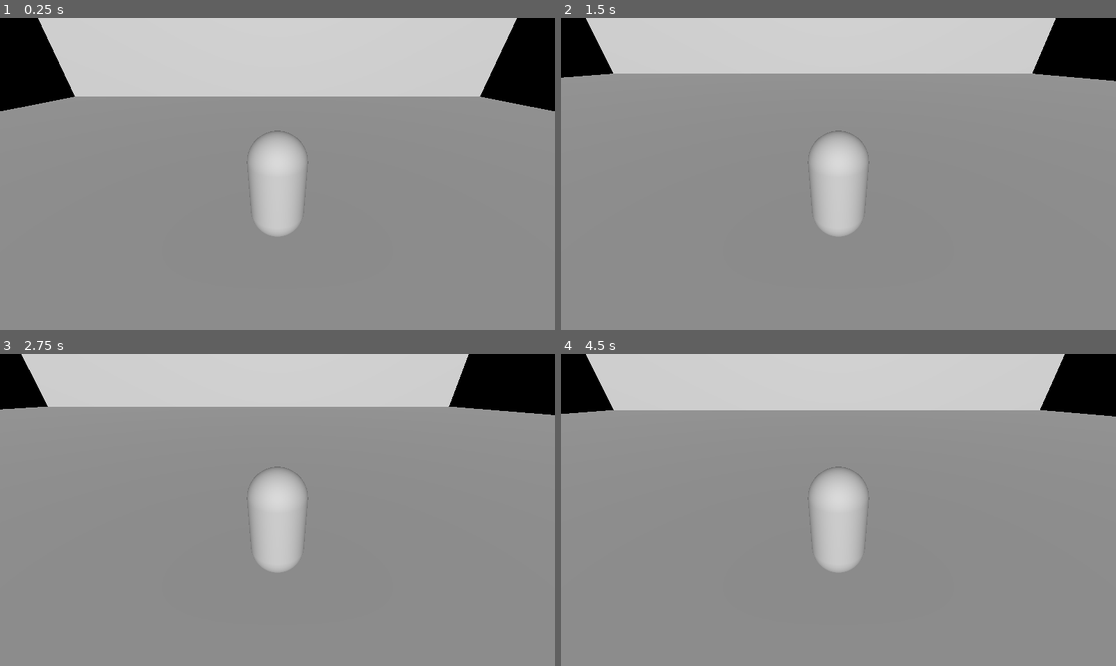
Above: before the commit, frames 1-4 (two rows, left to right).
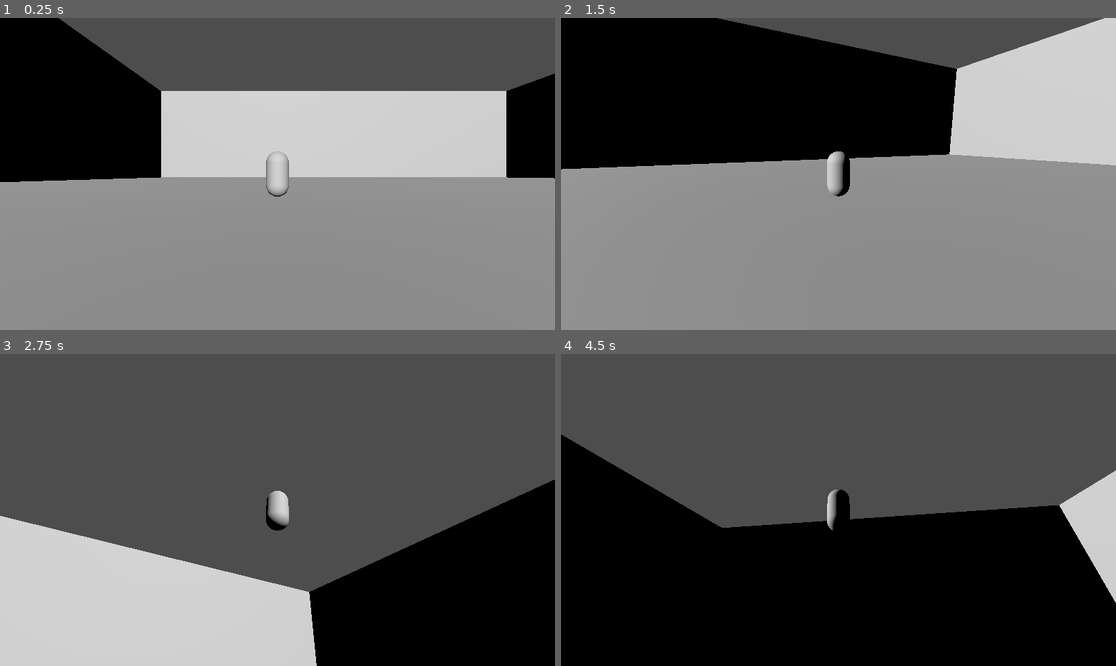
Above: after the commit, the same moments.

Repository: swstevens/3d-3rd-person-godot-controller
Game: Godot game, scene res://entities/test_platforms.tscn
Two runs of this game, one before a commit and one after it. Both use one fixed random seed, a clock stepped at 60 frames per second and the inputs below. The project has no main scene, so this scene is started directly.
Inputs (mouse positions are in pixels of both pictures, inside the frame that each line leads up to):
- Up to frame 1 (0.25 s): no input
- Up to frame 2 (1.5 s): tap Enter (ui_accept) at 0.5, 1.35 s; move the mouse to (960, 158) at 0.52 s; hold Right (ui_right) 0.53-1.28 s; hold Enter (ui_accept) 0.53-1.28 s; move the mouse to (727, 189) at 1.27 s; hold Down (ui_down) from 1.28 s (still down)
- Up to frame 3 (2.75 s): tap Enter (ui_accept) at 1.52, 1.82 s; move the mouse to (333, 441) at 2.02 s; release Down (ui_down) at 2.03 s; hold Right (ui_right) from 2.03 s (still down); hold Enter (ui_accept) from 2.03 s (still down)
- Up to frame 4 (4.5 s): move the mouse to (810, 572) at 2.77 s; release Right (ui_right) at 2.78 s; release Enter (ui_accept) at 2.78 s; hold Up (ui_up) 2.78-3.53 s; tap Enter (ui_accept) at 2.85, 3.02, 3.32, 4.35 s; move the mouse to (1005, 556) at 3.52 s; hold Enter (ui_accept) 3.53-4.28 s; hold Left (ui_left) from 3.53 s (still down); move the mouse to (672, 463) at 4.27 s

The runs differ from the first frame. In frame 1, 47% of the frame differs, in the area x 0-100%, y 0-70%; in frame 2, 46%; in frame 3, 100%; in frame 4, 100%, in the area x 0-100%, y 0-100%.

Commit message:
archive old player controller, import from another project, combine with smb3 style jump controls

Diff:
--- /dev/null
+++ b/new-game-project/entities/player_new/Player.gd
@@ -0,0 +1,165 @@
+extends CharacterBody3D
+
+# Jump physics from first file
+@export var jump_forces: Array[float] = [12.0, 13.0, 14.0, 15.0, 16.0]
+@export var speed_to_jump_ratio: float = 3.0
+@export var gravity_slow: float = 20.0
+@export var gravity_fast: float = 40.0
+@export var jump_control_threshold: float = 0.0
+
+# Movement constants (hybrid approach)
+@export var max_walk_speed: float = 8.0
+@export var max_run_speed: float = 12.0
+@export var acceleration: float = 50.0
+@export var friction: float = 25.0
+@export var air_acceleration: float = 15.0
+@export var air_friction: float = 0.98
+
+# Wall jump mechanics from second file
+const WALL_JUMP_VELOCITY = 1.0
+const WALL_FRICTION = 0.7
+const WALL_JUMP_ALTERING = 20
+
+@onready var spring_arm_3d: SpringArm3D = $SpringArm3D
+
+# Get the gravity from the project settings
+var gravity = ProjectSettings.get_setting("physics/3d/default_gravity")
+
+# State management
+const FLOOR = 0
+const WALL = 1
+const AIR = 2
+var current_state := AIR
+var previous_state := AIR
+
+# Jump state tracking
+var jump_released_this_frame: bool = false
+var is_jump_held: bool = false
+
+# Wall jump mechanics
+var saved_direction := Vector3.ZERO
+var wall_jump_lock: bool = false
+
+func _ready():
+	# Capture mouse for camera controls
+	Input.set_mouse_mode(Input.MOUSE_MODE_CAPTURED)
+
+func _physics_process(delta):
+	handle_jump_input()
+	apply_gravity(delta)
+	handle_movement(delta)
+	handle_jumping()
+
+	move_and_slide()
+	update_state()
+	apply_friction(delta)
+
+func handle_jump_input():
+	# Track jump button state for variable jump heights
+	if Input.is_action_just_released("ui_accept"):
+		jump_released_this_frame = true
+		is_jump_held = false
+	elif Input.is_action_pressed("ui_accept"):
+		is_jump_held = true
+	else:
+		is_jump_held = false
+
+func apply_gravity(delta):
+	if not is_on_floor():
+		# Variable gravity based on jump state
+		if velocity.y > jump_control_threshold and is_jump_held and not jump_released_this_frame:
+			velocity.y -= gravity_slow * delta
+		else:
+			velocity.y -= gravity_fast * delta
+
+	# Reset jump release flag
+	jump_released_this_frame = false
+
+func handle_movement(delta):
+	# Get input using the camera-relative system from second file
+	var input_dir = Input.get_vector("ui_left", "ui_right", "ui_up", "ui_down")
+	var camera = get_viewport().get_camera_3d()
+	var wish_direction = Vector3.ZERO
+
+	if camera and input_dir.length() > 0.1:
+		# Camera-relative movement
+		var camera_basis = camera.global_transform.basis
+		wish_direction = (camera_basis.x * input_dir.x + camera_basis.z * input_dir.y).normalized()
+
+	# Store direction for wall jumps
+	if is_on_wall() and not wall_jump_lock:
+		wall_jump_lock = true
+	if not wall_jump_lock:
+		saved_direction = velocity
+
+	# Determine target speed
+	var target_speed = max_run_speed if Input.is_action_pressed("run") else max_walk_speed
+
+	# Apply movement based on state
+	if is_on_floor():
+		# Ground movement with smooth acceleration/deceleration
+		if wish_direction.length() > 0.1:
+			var target_velocity = wish_direction * target_speed
+			var horizontal_velocity = Vector3(velocity.x, 0, velocity.z)
+			horizontal_velocity = horizontal_velocity.move_toward(target_velocity, acceleration * delta)
+			velocity.x = horizontal_velocity.x
+			velocity.z = horizontal_velocity.z
+		else:
+			# Decelerate when no input
+			var horizontal_velocity = Vector3(velocity.x, 0, velocity.z)
+			horizontal_velocity = horizontal_velocity.move_toward(Vector3.ZERO, friction * delta)
+			velocity.x = horizontal_velocity.x
+			velocity.z = horizontal_velocity.z
+	else:
+		# Air movement with reduced control
+		if wish_direction.length() > 0.1:
+			velocity.x += wish_direction.x * air_acceleration * delta
+			velocity.z += wish_direction.z * air_acceleration * delta
+
+func handle_jumping():
+	if Input.is_action_just_pressed("ui_accept"):
+		if current_state == FLOOR:
+			# SMB3-style speed-based jumping
+			var horizontal_speed = Vector3(velocity.x, 0, velocity.z).length()
+			var speed_index = int(clamp(horizontal_speed / speed_to_jump_ratio, 0, jump_forces.size() - 1))
+			velocity.y = jump_forces[speed_index]
+			is_jump_held = true
+
+			# Small momentum boost for maintaining speed
+			if horizontal_speed > 0.1:
+				var momentum_boost = 1.05 + (speed_index * 0.02)
+				velocity.x *= momentum_boost
+				velocity.z *= momentum_boost
+
+		elif current_state == WALL:
+			# Wall jump using stored direction
+			velocity = saved_direction.bounce(get_wall_normal()) * WALL_JUMP_VELOCITY
+			velocity.y += jump_forces[0] * 0.7  # Add some vertical boost
+			wall_jump_lock = false
+
+func update_state():
+	previous_state = current_state
+
+	if is_on_wall_only():
+		current_state = WALL
+	elif is_on_floor():
+		current_state = FLOOR
+		wall_jump_lock = false
+	else:
+		current_state = AIR
+
+func apply_friction(delta):
+	# Apply different friction based on state
+	if current_state == AIR:
+		velocity.x *= air_friction
+		velocity.z *= air_friction
+	elif current_state == WALL:
+		velocity.y *= WALL_FRICTION
+
+func _input(event):
+	# Camera controls from second file
+	if event is InputEventMouseMotion:
+		spring_arm_3d.rotation.y -= event.relative.x * 0.005
+		spring_arm_3d.rotation.x += event.relative.y * -0.005
+		# Clamp vertical rotation to prevent camera flipping
+		spring_arm_3d.rotation.x = clamp(spring_arm_3d.rotation.x, -PI/2, PI/2)
--- /dev/null
+++ b/new-game-project/entities/player_new/Player.tscn
@@ -0,0 +1,23 @@
+[gd_scene load_steps=4 format=3 uid="uid://om4gm3wbxoiu"]
+
+[ext_resource type="Script" uid="uid://b3h3yhg1oetva" path="res://entities/player_new/Player.gd" id="1_p0vlq"]
+
+[sub_resource type="CapsuleMesh" id="CapsuleMesh_5q5h1"]
+
+[sub_resource type="CapsuleShape3D" id="CapsuleShape3D_p0vlq"]
+
+[node name="Player" type="CharacterBody3D"]
+script = ExtResource("1_p0vlq")
+
+[node name="MeshInstance3D" type="MeshInstance3D" parent="."]
+mesh = SubResource("CapsuleMesh_5q5h1")
+
+[node name="CollisionShape3D" type="CollisionShape3D" parent="."]
+shape = SubResource("CapsuleShape3D_p0vlq")
+
+[node name="SpringArm3D" type="SpringArm3D" parent="."]
+
+[node name="CameraPivot" type="Node3D" parent="SpringArm3D"]
+
+[node name="Camera3D" type="Camera3D" parent="SpringArm3D/CameraPivot"]
+transform = Transform3D(1, 0, 0, 0, 1, 0, 0, 0, 1, 0, 0, 8)
--- a/new-game-project/entities/player.gd
+++ b/new-game-project/entities/player_old/player.gd
@@ -1,9 +1,9 @@
 extends CharacterBody3D
 
 
-@export var SPEED: float = 5.0
+@export var walk_speed: float = 5.0
 @export var JUMP_VELOCITY: float = 4.5
-
+@export var gravity: float = 20.0
 
 func _physics_process(delta: float) -> void:
 	# Add the gravity.
@@ -17,12 +17,16 @@
 	# Get the input direction and handle the movement/deceleration.
 	# As good practice, you should replace UI actions with custom gameplay actions.
 	var input_dir := Input.get_vector("ui_left", "ui_right", "ui_up", "ui_down")
-	var direction := (transform.basis * Vector3(input_dir.x, 0, input_dir.y)).normalized()
-	if direction:
-		velocity.x = direction.x * SPEED
-		velocity.z = direction.z * SPEED
-	else:
-		velocity.x = move_toward(velocity.x, 0, SPEED)
-		velocity.z = move_toward(velocity.z, 0, SPEED)
+	var camera = get_viewport().get_camera_3d()
+	if camera:
+		var camera_basis = camera.global_transform.basis
+		var direction = (camera_basis.x * input_dir.x + camera_basis.z * input_dir.y).normalized()
+		# Apply movement
+		if direction.length() > 0.1:
+			velocity.x = direction.x * walk_speed
+			velocity.z = direction.z * walk_speed
+		else:
+			velocity.x = 0
+			velocity.z = 0
 
 	move_and_slide()
--- a/new-game-project/entities/player.tscn
+++ b/new-game-project/entities/player_old/player.tscn
@@ -1,6 +1,6 @@
 [gd_scene load_steps=4 format=3 uid="uid://bxh4114aiqm6i"]
 
-[ext_resource type="Script" uid="uid://bow6plkub3elr" path="res://entities/player.gd" id="1_merdl"]
+[ext_resource type="Script" uid="uid://bow6plkub3elr" path="res://entities/player_old/player.gd" id="1_merdl"]
 
 [sub_resource type="CapsuleShape3D" id="CapsuleShape3D_u3f3p"]
 
--- a/new-game-project/entities/test_platforms.tscn
+++ b/new-game-project/entities/test_platforms.tscn
@@ -1,6 +1,6 @@
 [gd_scene load_steps=11 format=3 uid="uid://ds1flstwtl7et"]
 
-[ext_resource type="PackedScene" uid="uid://bxh4114aiqm6i" path="res://entities/player.tscn" id="1_atr4g"]
+[ext_resource type="PackedScene" uid="uid://om4gm3wbxoiu" path="res://entities/player_new/Player.tscn" id="1_atr4g"]
 
 [sub_resource type="BoxShape3D" id="BoxShape3D_atr4g"]
 size = Vector3(100, 0.1, 100)
@@ -36,9 +36,6 @@
 orientation = 2
 
 [node name="Node3D" type="Node3D"]
-
-[node name="playet" parent="." instance=ExtResource("1_atr4g")]
-transform = Transform3D(1, 0, 0, 0, 1, 0, 0, 0, 1, 0, 6.8423, 0)
 
 [node name="floor" type="StaticBody3D" parent="."]
 
@@ -93,3 +90,6 @@
 [node name="OmniLight3D" type="DirectionalLight3D" parent="."]
 transform = Transform3D(1, 0, 0, 0, 0.914155, 0.405365, 0, -0.405365, 0.914155, 0, 42.4744, 0)
 light_energy = 2.219
+
+[node name="Player" parent="." instance=ExtResource("1_atr4g")]
+transform = Transform3D(1, 0, 0, 0, 1, 0, 0, 0, 1, -16.2731, 1, -0.161777)
--- a/new-game-project/project.godot
+++ b/new-game-project/project.godot
@@ -10,6 +10,6 @@
 
 [application]
 
-config/name="New Game Project"
+config/name="3rd person 3d"
 config/features=PackedStringArray("4.4", "Forward Plus")
 config/icon="res://icon.svg"
Not shown, added: new-game-project/entities/player_new/Player.gd.uid
Renamed: new-game-project/entities/player.gd.uid -> new-game-project/entities/player_old/player.gd.uid
